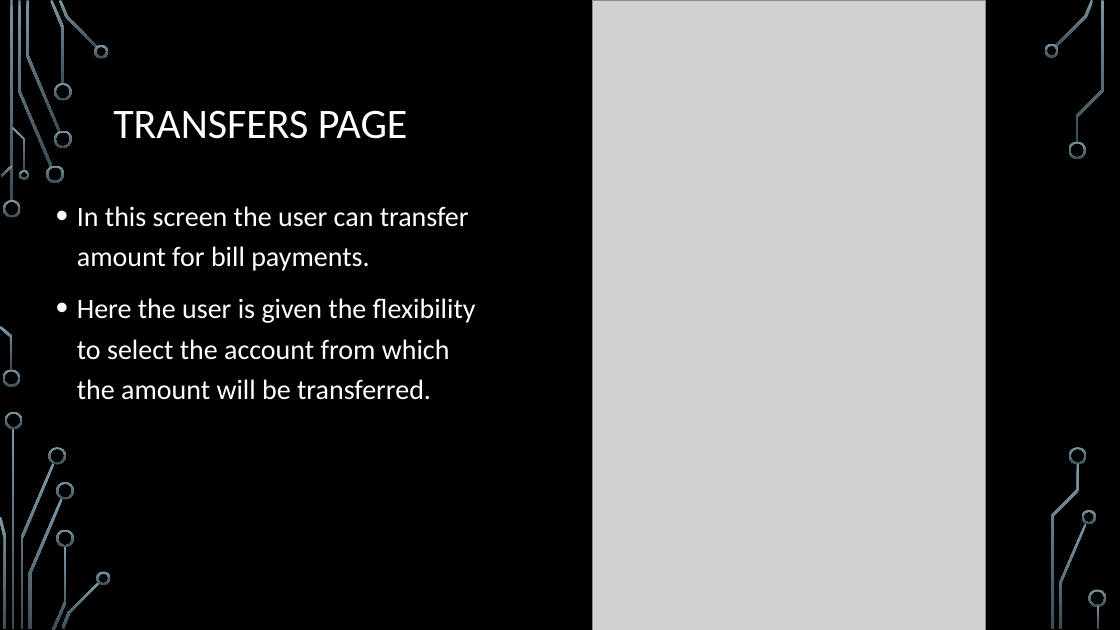
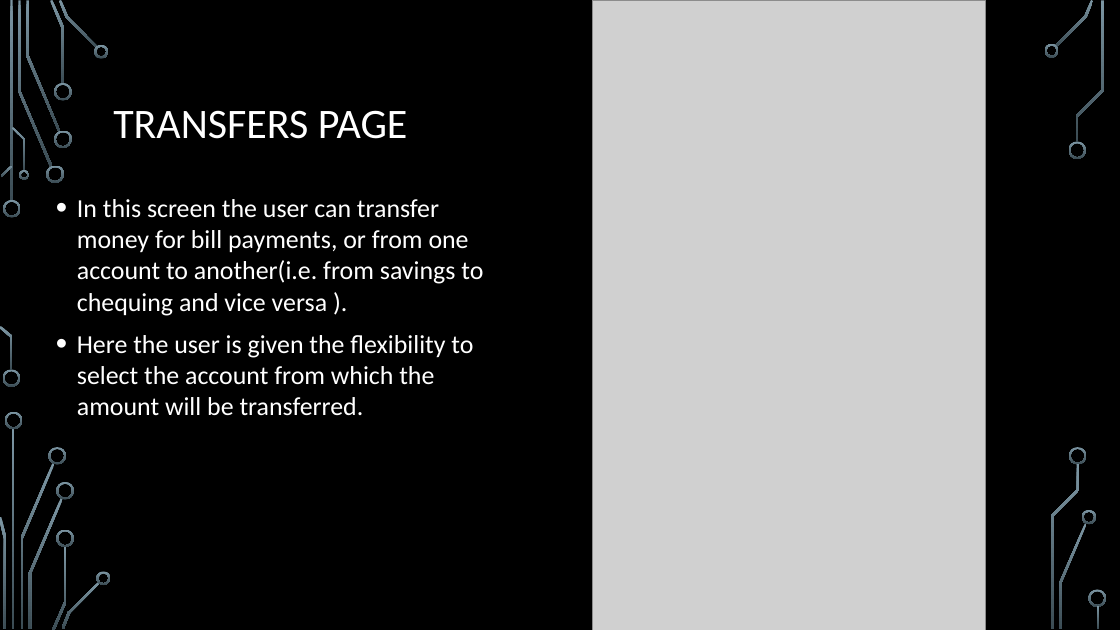
Before and after one commit to HariHaraSuryaTeja/Banking-Prototype, a slide deck: slide 9 of MAD BANK.pptx (slide 8 before the commit). Drawn at 1120x630 pixels with LibreOffice and Linux fonts; fonts in the diff are those of the drawing; grey boxes stand for pictures; background and template pictures are left out. Boxes give left, top, right and bottom in pixels: in the first picture for what was removed or moved away, otherwise in the second. Text is boxed around its words. In the diff, an @@ line names an element or a change of style, - is before the commit and + after.

```diff
--- a/MAD BANK.pptx
+++ b/MAD BANK.pptx
@@ text at (x1=77, y1=199, x2=483, y2=316): text changed; size 24 to 22.2 pt @@
-• In this screen the user can transfer amount for bill payments.
+• In this screen the user can transfer money for bill payments, or from one account to another(i.e. from savings to chequing and vice versa ).
@@ text at (x1=77, y1=335, x2=473, y2=416): size 24 to 22.2 pt in "Here the user is given the flexibility ..."; line spacing 1.2 to 1 @@
```
Also in this commit, not shown: 6 other slides changed, 1 slide added.
